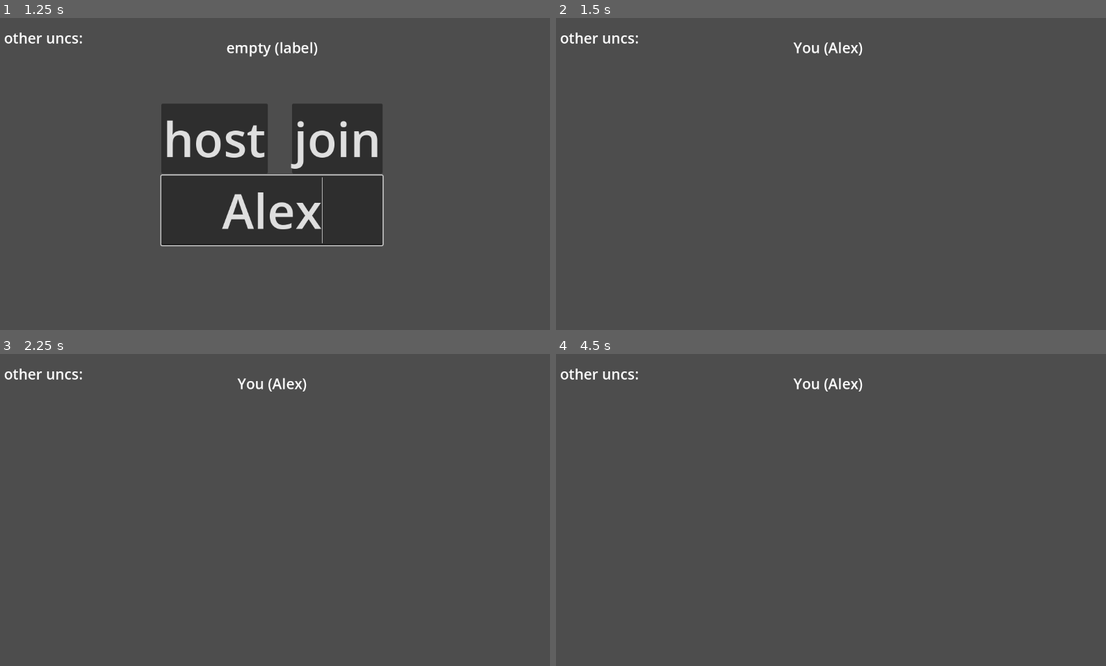
Above: before the commit, frames 1-4 (two rows, left to right).
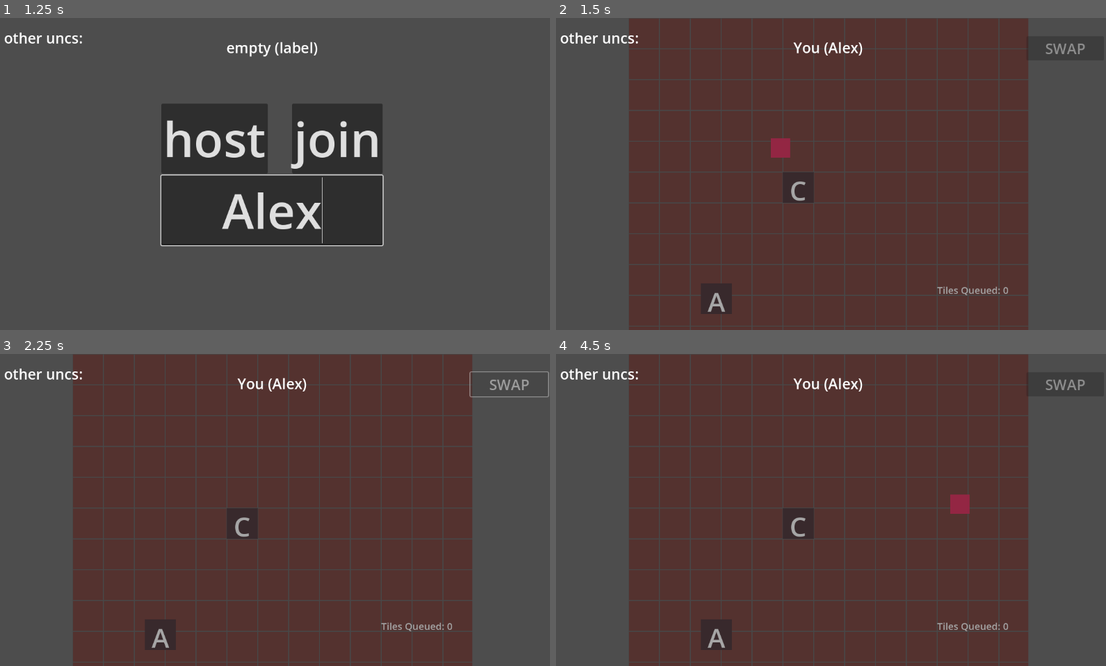
Above: after the commit, the same moments.

Repository: generallyy/bananagrams
Game: Godot game, scene res://scenes/Main.tscn
Same seed, same stepped clock (60 frames per second), same inputs: the game is played once before the commit and once after it.
Inputs (mouse positions are in pixels of both pictures, inside the frame that each line leads up to):
- Up to frame 1 (1.25 s): click (269, 211) at 0.52 s; type "Alex" at 0.6 s
- Up to frame 2 (1.5 s): click "host" at 1.25 s
- Up to frame 3 (2.25 s): click (511, 385) at 2 s, where only the run after the commit has a clickable "SWAP"
- Up to frame 4 (4.5 s): click (1067, 385) at 2.75 s, where only the run after the commit has a clickable "SWAP"; click (1067, 385) at 3.5 s, where only the run after the commit has a clickable "SWAP"; tap Enter at 4.25 s; move the mouse to (952, 494) at 4.27 s; click (952, 494) at 4.42 s

Frame 1 is identical in both runs. In frame 2, 67% of the frame differs, in the area x 13-97%, y 0-100%; in frame 3, 67%, in the area x 13-100%, y 0-100%; in frame 4, 67%.

Commit message:
i figured out the tile problem
sort of imma ask chat

Diff:
--- a/scenes/Main.tscn
+++ b/scenes/Main.tscn
@@ -92,9 +92,5 @@
 text = "empty (label)"
 horizontal_alignment = 1
 
-[node name="MultiplayerSpawner" type="MultiplayerSpawner" parent="."]
-_spawnable_scenes = PackedStringArray("res://scenes/player.tscn")
-spawn_path = NodePath("..")
-
 [connection signal="pressed" from="Start Menu/VBoxContainer/HBoxContainer/host" to="." method="_on_host_pressed"]
 [connection signal="pressed" from="Start Menu/VBoxContainer/HBoxContainer/join" to="." method="_on_join_pressed"]
--- a/scripts/Main.gd
+++ b/scripts/Main.gd
@@ -69,6 +69,7 @@
 		label.text = player_names.get(id, "Player %d" % id)
 		right_panel.add_child(label)
 
+
 func _sort_by_player_name(a, b) -> bool:
 	return player_names.get(a, "").to_lower() < player_names.get(b, "").to_lower()
 
@@ -77,7 +78,7 @@
 	if has_node(str(id)):
 		print("Player %d already added; skipping" % id)
 		return
-	print("++ Adding Player %d (mine? %s)" % [id, id == multiplayer.get_unique_id()])
+	print("++ Adding Player %d (to Player %d)" % [id, multiplayer.get_unique_id()])
 
 
 	var player = player_scene.instantiate()
--- a/scripts/PlayerBoard.gd
+++ b/scripts/PlayerBoard.gd
@@ -25,11 +25,12 @@
 	sanity_dot.global_position = zoom_node.to_global(world_pos)
 
 # rpc test
-@rpc("call_local")
+@rpc("any_peer", "call_local")
 func shout(msg):
 	print("someone says: ", msg)
 
 func _ready():
+	modulate.a = .5
 	if multiplayer.is_server():
 		rpc("shout", "hello from the host!")
 	print("unique id: ", multiplayer.get_unique_id())
@@ -39,10 +40,20 @@
 	viewport.size = $SubViewportContainer.size
 	#print("grid_root's parent is zoom_node? ", grid_root.get_parent() == zoom_node)
 
-	if multiplayer.is_server():
+	if multiplayer.is_server() and get_multiplayer_authority() == 1:
+		print("generating tile pool")
 		tile_pool = generate_tile_pool()
 	# THIS IS VERY TEMPORARY OKAY
 	tile_rack.add_tile("A")
+
+	if multiplayer.get_unique_id() != get_multiplayer_authority():
+		$VBoxContainer/Peel.visible = false  # or .disabled = true
+
+	else:
+		print("I am the authority of this PlayerBoard. Peel is active.")
+	add_to_group("player_board")
+
+
 
 
 func draw_visible_grid(center: Vector2i = Vector2i(0, 0), tile_range = grid_size):
@@ -71,6 +82,7 @@
 
 func make_node_tile(letter: String) -> Node:
 	var tile = preload("res://scenes/NodeTile.tscn").instantiate()
+	tile.set_multiplayer_authority(get_multiplayer_authority())
 	tile.letter = letter
 	return tile
 
@@ -118,13 +130,24 @@
 	zoom_node.global_position.x -= delta_x
 	zoom_node.global_position.y -= delta_y
 
+	print("initializing player board.")
+	for board in get_tree().get_nodes_in_group("player_board"):
+		print("Found PlayerBoard: ", board.name)
+
 
 func _on_peel_pressed():
 	# one day we'll put a check in here
+	print("🟡 Attempting to request peel from host")
+
 	if not multiplayer.is_server():
 		rpc_id(1, "request_peel")
 	else:
 		request_peel()
+
+func _on_swap_pressed():
+	print("swap is being pressed")
+	print(get_multiplayer_authority(), " ", is_multiplayer_authority())
+	pass # Replace with function body.
 
 @rpc("authority")
 func request_peel():
@@ -137,19 +160,19 @@
 		if tile_pool.size() == 0:
 			break
 		var tile = tile_pool.pop_back()
-		rpc_id(peer_id, "give_tile", tile)
+
+		# get teh board node for this peer and call rpc on it?
+		var board_node = get_node("/root/Main/%s/Board_%s" % [peer_id, peer_id])
+		board_node.rpc_id(peer_id, "give_tile", tile)
 
 	# give host a tile, too :)
 	if (tile_pool.size() != 0):
-		give_tile(tile_pool.pop_back())
+		var host_board = get_node("/root/Main/1/Board_1")
+		host_board.give_tile(tile_pool.pop_back())
 
 @rpc("any_peer")
 func give_tile(tile):
 	tile_rack.add_tile(tile)
-
-
-func _on_swap_pressed():
-	pass # Replace with function body.
 
 ## helper function
 func add_letter(pool: Array, letter: String, count: int) -> void:
--- a/scripts/TileRack.gd
+++ b/scripts/TileRack.gd
@@ -21,7 +21,8 @@
 func _spawn_tile(letter: String):
 	var tile = preload("res://scenes/NodeTile.tscn").instantiate()
 	tile.letter = letter
-	tile.set_multiplayer_authority(multiplayer.get_unique_id())
+	#tile.set_multiplayer_authority(multiplayer.get_unique_id())
+	tile.set_multiplayer_authority(get_multiplayer_authority())
 
 	var index = get_first_null(rack)	# should hypothetically never be -1
 	#print("index: %d" % index)
--- a/scripts/player.gd
+++ b/scripts/player.gd
@@ -6,23 +6,32 @@
 signal player_ready
 
 @onready var info_label = $Label
+@onready var main = get_parent()
 
 func _ready():
 	# Called after the node is fully added to the scene tree
 	emit_signal("player_ready")
 	print("Player owned by: %s | Am I authority? %s" % [get_multiplayer_authority(), is_multiplayer_authority()])
-	if is_multiplayer_authority():
-		create_board()
+	#if is_multiplayer_authority():
+	create_board() # so that everyone can access this board using RPC
 
 func create_board():
 	# moving instantiation to playerboard
 	#var tile_rack = preload("res://scenes/TileRack.tscn").instantiate()
 	#tile_rack.set_multiplayer_authority(get_multiplayer_authority())  # 👈 this
 	#add_child(tile_rack)
-
 	var board = preload("res://scenes/PlayerBoard.tscn").instantiate()
 	board.set_multiplayer_authority(get_multiplayer_authority())  # 👈 and this
+	board.name = "Board_%s" % board.get_multiplayer_authority()
 	add_child(board)
+
+
+	# Disable interaction if this peer isn't the authority
+	#if not is_multiplayer_authority():
+		#board.visible = false  # You can also disable input manually if needed'
+		#print("HEYYYYY THIS IS NOT THE AUTHORITY.")
+	#else:
+		#print("✅ This player owns their board and can interact with it.")
 
 
 func _enter_tree():
